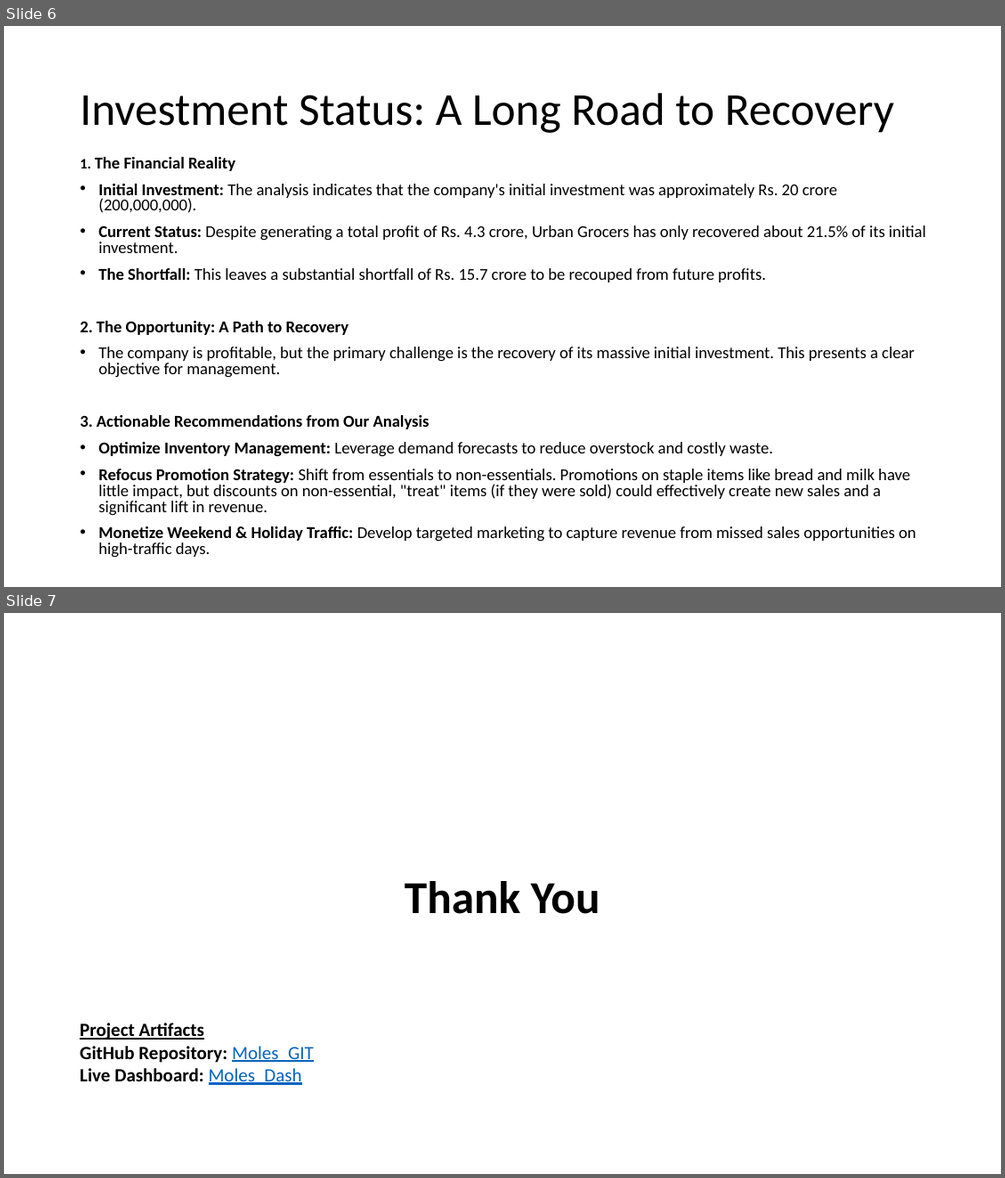
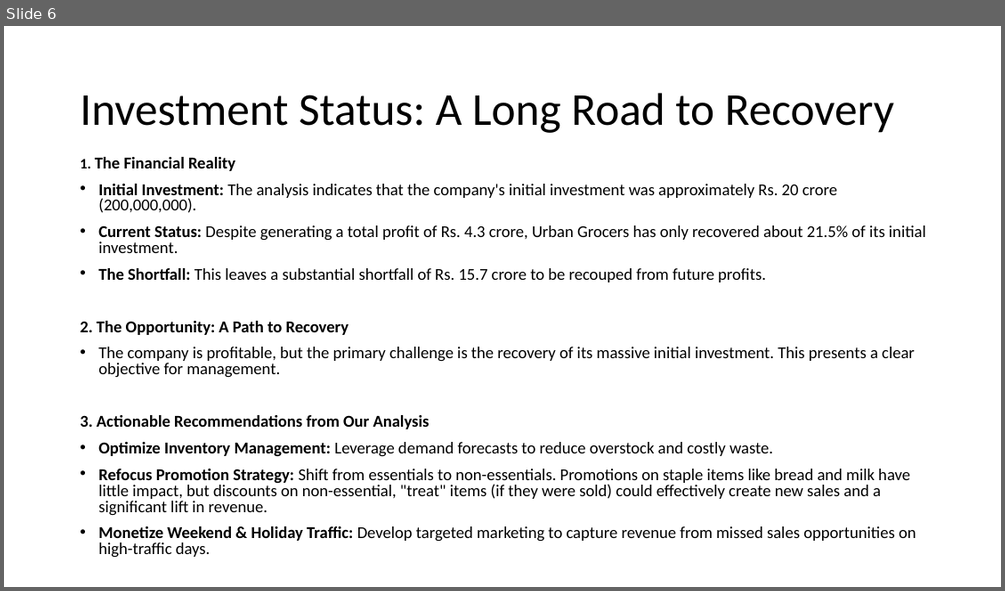
Before and after one commit to vrMithun/Analatica-Case-Study, a slide deck: ANALYTICA_MOLES_JEI AKASH.pptx. Shown one above the other, each under a label of ours: slides 6 and 7 before the commit, slide 6 after it. The pictures are 1005x1178 and 1005x591 pixels, drawn with LibreOffice and Linux fonts; fonts in the diff are those of the drawing. Boxes give left, top, right and bottom in pixels: in the first picture for what was removed or moved away, otherwise in the second. Text is boxed around its words. In the diff, an @@ line names an element or a change of style, - is before the commit and + after.

```diff
--- a/ANALYTICA_MOLES_JEI AKASH.pptx
+++ b/ANALYTICA_MOLES_JEI AKASH.pptx
@@ slide 7 removed at (4,613,1001,1174), background #FFFFFF @@
@@ title removed at (404,881,600,914) @@
-Thank You
@@ text removed at (80,1022,314,1085) @@
-Project Artifacts
-GitHub Repository: Moles_GIT
-Live Dashboard: Moles_Dash
```
Also in this commit, not shown: 1 slide changed, 1 slide added.
